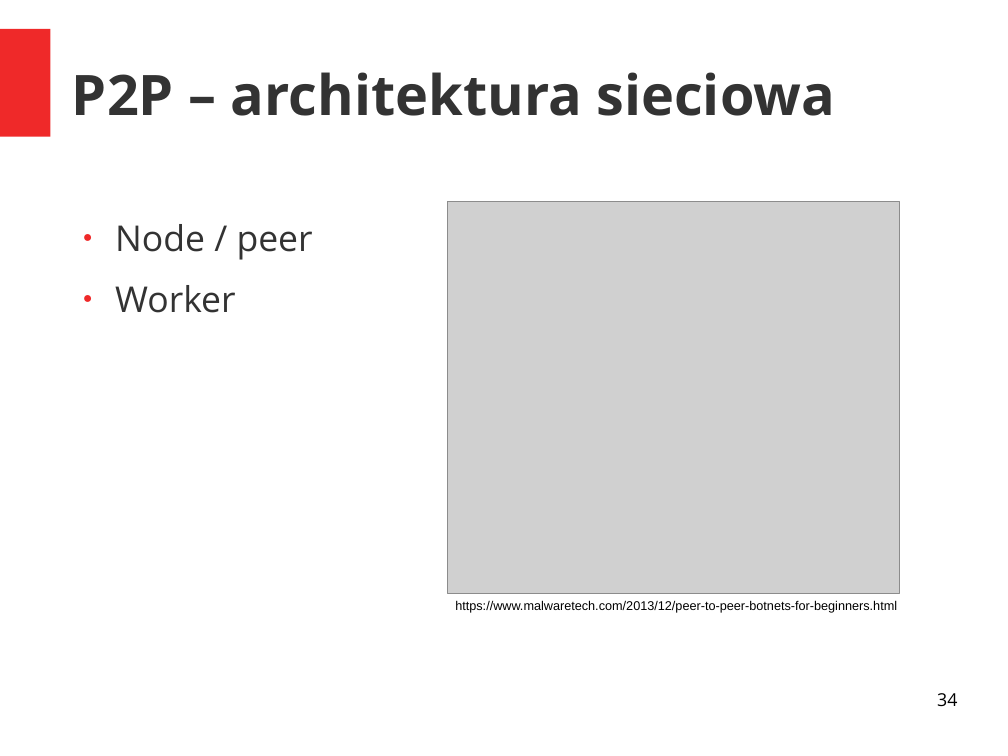
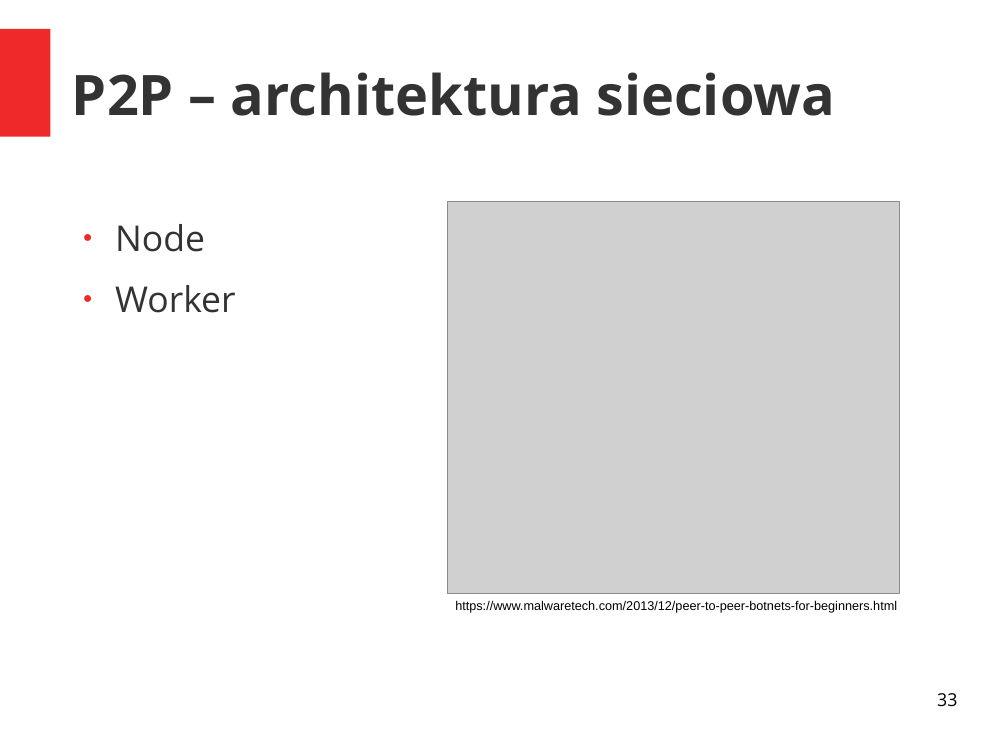
Before and after one commit to grzegorznowacki/Botnets, a slide deck: slide 33 of prezentacja.odp (slide 34 before the commit). Drawn at 1008x756 pixels with LibreOffice and Linux fonts; fonts in the diff are those of the drawing; grey boxes stand for pictures. Boxes give left, top, right and bottom in pixels: in the first picture for what was removed or moved away, otherwise in the second. Text is boxed around its words. In the diff, an @@ line names an element or a change of style, - is before the commit and + after.

```diff
--- a/prezentacja.odp
+++ b/prezentacja.odp
@@ text at bbox=[115, 224, 205, 252]: text changed @@
-● Node / peer
+● Node
@@ page number at bbox=[937, 693, 957, 706]: text changed @@
-34
+33
```
Also in this commit, not shown: 8 other slides changed, 2 slides removed.
